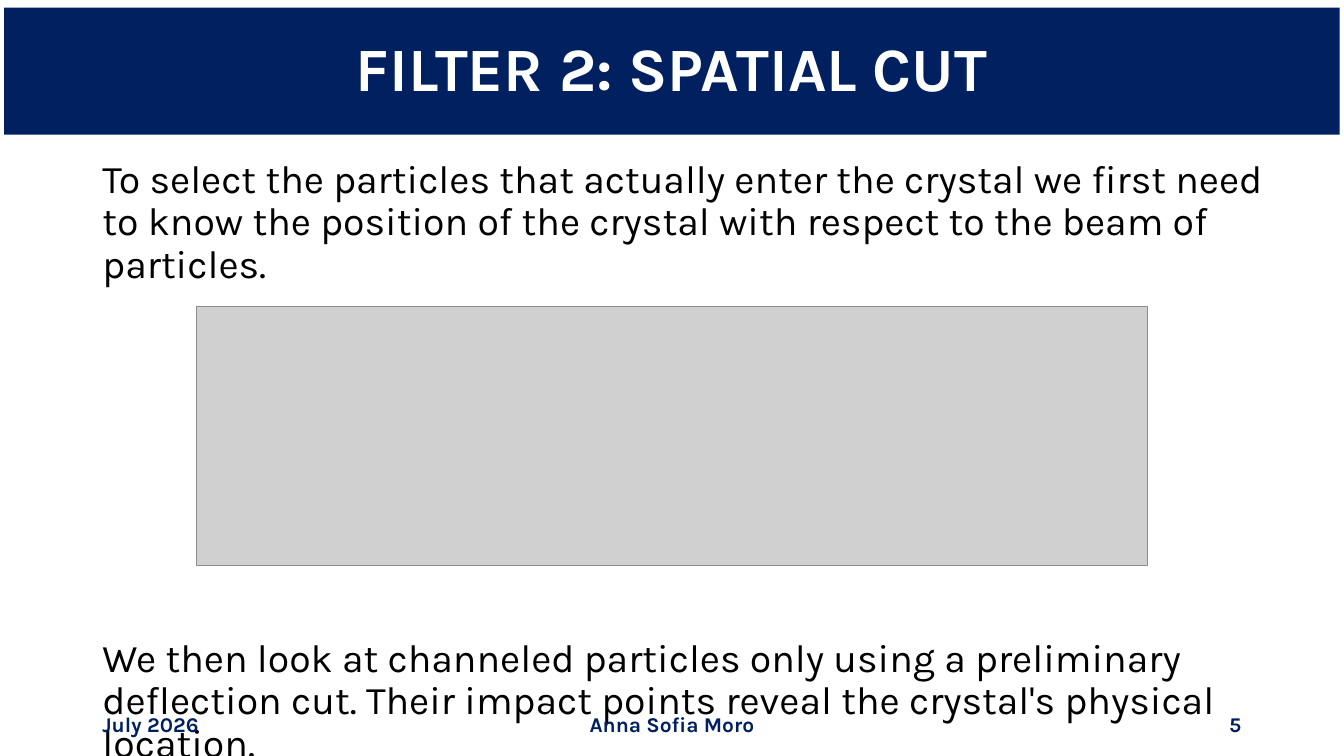
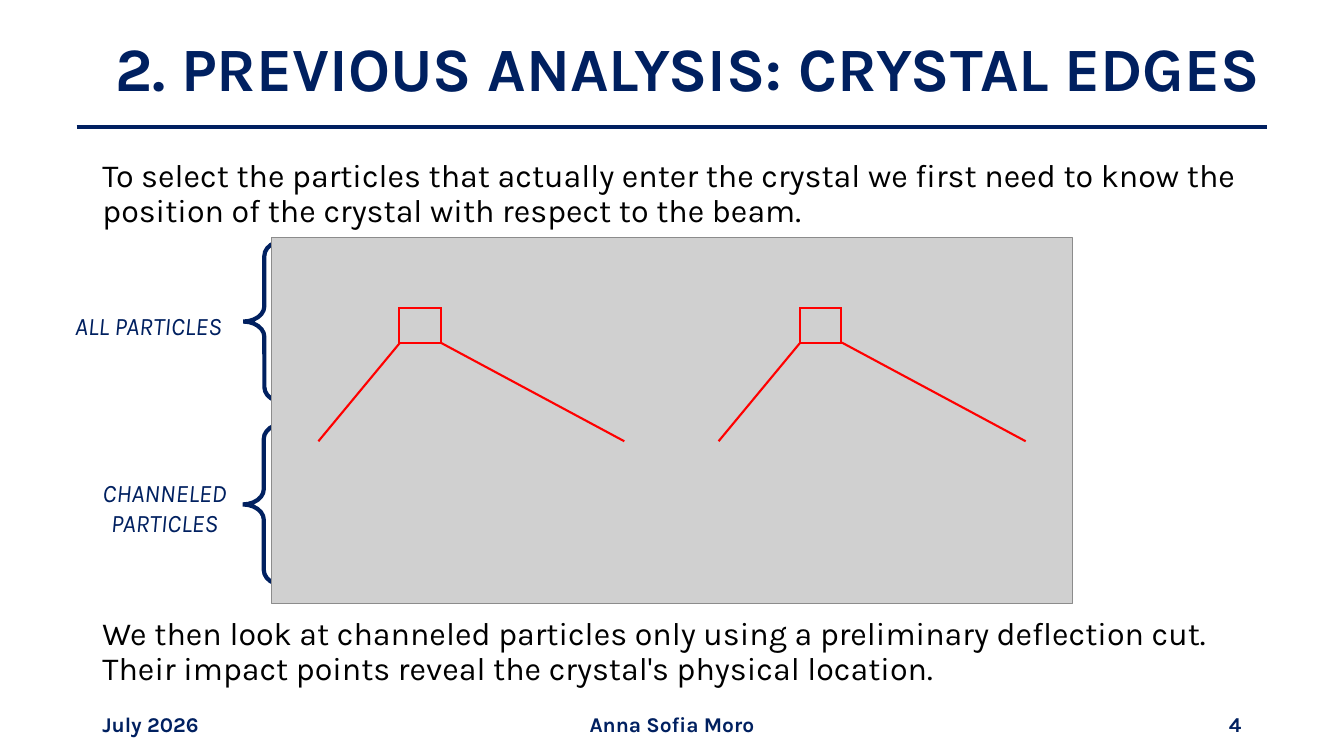
Before and after one commit to annaasofia/tesi, a slide deck: slide 4 of slides/week4.pptx (slide 5 before the commit). Drawn at 1344x756 pixels with LibreOffice and Linux fonts; fonts in the diff are those of the drawing; grey boxes stand for pictures. Boxes give left, top, right and bottom in pixels: in the first picture for what was removed or moved away, otherwise in the second. Text is boxed around its words. In the diff, an @@ line names an element or a change of style, - is before the commit and + after.

```diff
--- a/slides/week4.pptx
+++ b/slides/week4.pptx
@@ title "2. PREVIOUS ANALYSIS: CRYSTAL EDGES": place and size @@
-title "2. PREVIOUS ANALYSIS: CRYSTAL EDGES" at (4, 8, 1340, 135)
+title "2. PREVIOUS ANALYSIS: CRYSTAL EDGES" at (115, 50, 1260, 92)
@@ title "2. PREVIOUS ANALYSIS: CRYSTAL EDGES" at (115, 50, 1260, 92): fill #002060 to none @@
@@ title at (115, 50, 1260, 92): text changed; text colour #FFFFFF to #002060 @@
-FILTER 2: SPATIAL CUT
+2. PREVIOUS ANALYSIS: CRYSTAL EDGES
@@ line added from (77, 127) to (1267, 127), #002060 3 pt @@
@@ text at (102, 165, 1235, 230): text changed; size 28 to 23 pt @@
-To select the particles that actually enter the crystal we first need to know the position of the crystal with respect to the beam of particles.
-Incoming and outgoing streams of particles:
+To select the particles that actually enter the crystal we first need to know the position of the crystal with respect to the beam.
@@ picture: place and size @@
-picture at (197, 307, 1147, 566)
+picture at (271, 238, 1072, 604)
@@ group added at (75, 241, 1026, 586): 4 lines, 2 texts, 2 left braces, 2 rectangles @@
+ALL PARTICLES
+CHANNELED PARTICLES
@@ text at (102, 623, 1206, 688): size 28 to 23 pt in "We then look at channeled particles only ..." @@
@@ page number at (1229, 718, 1241, 732): text changed @@
-5
+4
```
Also in this commit, not shown: 18 other slides changed, 6 slides added, 6 slides removed, 2 other files.
